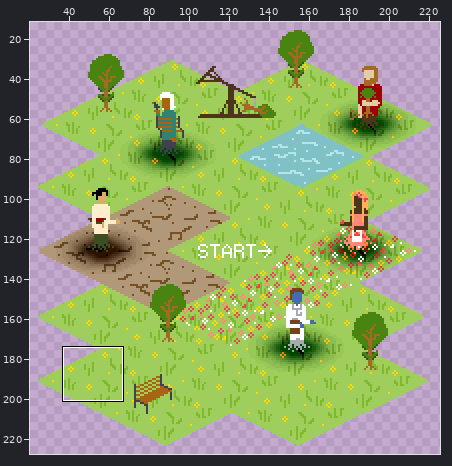
Sprite sheet -- static/assets/ggj_startscreen.png. The picture above shows the old version from afar; the outline marks the close-up.
Close-up. Before:
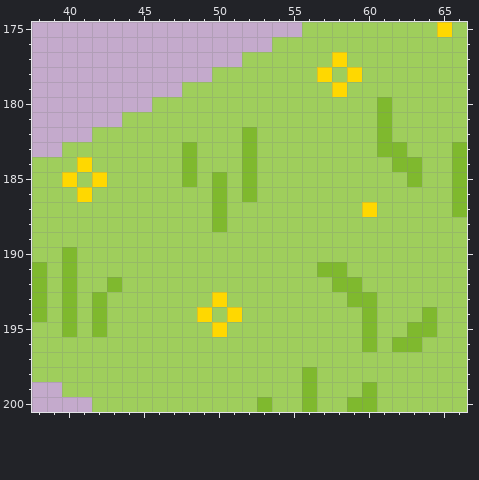
The file is 250x250 pixels. Pixels under 10% opacity are left out. Colours within 5 levels of each other are drawn and written as one. Shown: x 38..66, y 175..200. The wide view leaves out empty margins. The commit also changed other parts of the picture, which this record leaves out.
After:
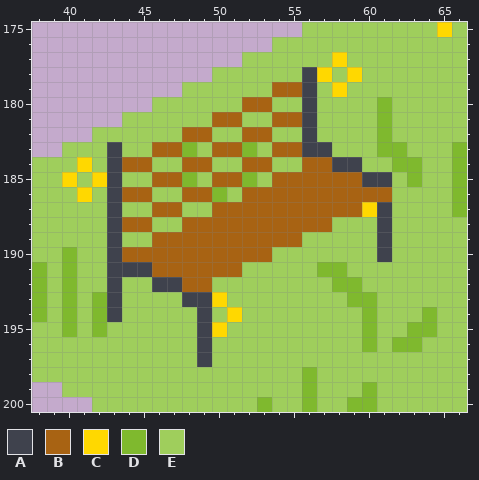
Palette (. is transparent): A #3f424d  B #a86313  C #ffd800  D #7fb92e  E #9fce5c
Changes in this commit:
@@ x 38..66 @@
 177 ..............EEEEEECEEEEEEEE
-178 ............EEEEEEECECEEEEEEE
-179 ..........EEEEEEEEEECEEEEEEEE
-180 ........EEEEEEEEEEEEEEEDEEEEE
-181 ......EEEEEEEEEEEEEEEEEDEEEEE
-182 ....EEEEEEEEEEDEEEEEEEEDEEEEE
-183 ..EEEEEEEEDEEEDEEEEEEEEDDEEED
-184 EEECEEEEEEDEEEDEEEEEEEEEDDEED
-185 EECECEEEEEDEDEDEEEEEEEEEEDEED
-186 EEECEEEEEEEEDEDEEEEEEEEEEEEED
-187 EEEEEEEEEEEEDEEEEEEEEECEEEEED
-188 EEEEEEEEEEEEDEEEEEEEEEEEEEEEE
-189 EEEEEEEEEEEEEEEEEEEEEEEEEEEEE
-190 EEDEEEEEEEEEEEEEEEEEEEEEEEEEE
-191 DEDEEEEEEEEEEEEEEEEDDEEEEEEEE
-192 DEDEEDEEEEEEEEEEEEEEDDEEEEEEE
-193 DEDEDEEEEEEECEEEEEEEEDDEEEEEE
-194 DEDEDEEEEEECECEEEEEEEEDEEEDEE
-195 EEDEDEEEEEEECEEEEEEEEEDEEDDEE
-196 EEEEEEEEEEEEEEEEEEEEEEDEDDEEE
-197 EEEEEEEEEEEEEEEEEEEEEEEEEEEEE
+178 ............EEEEEEACECEEEEEEE
+179 ..........EEEEEEBBAECEEEEEEEE
+180 ........EEEEEEBBEEAEEEEDEEEEE
+181 ......EEEEEEBBEEBBAEEEEDEEEEE
+182 ....EEEEEEBBEEBBEEAEEEEDEEEEE
+183 ..EEEAEEBBDEBBDEBBAAEEEDDEEED
+184 EEECEABBEEBBEEBBEEBBAAEEDDEED
+185 EECECAEEBBDEBBDEBBBBBBAAEDEED
+186 EEECEABBEEBBDEBBBBBBBBBBEEEED
+187 EEEEEAEEBBEEBBBBBBBBBBCAEEEED
+188 EEEEEABBEEBBBBBBBBBBEEEAEEEEE
+189 EEEEEAEEBBBBBBBBBBEEEEEAEEEEE
+190 EEDEEABBBBBBBBBBEEEEEEEAEEEEE
+191 DEDEEAAABBBBBBEEEEEDDEEEEEEEE
+192 DEDEEAEEAABBEEEEEEEEDDEEEEEEE
+193 DEDEDAEEEEAACEEEEEEEEDDEEEEEE
+194 DEDEDAEEEEEAECEEEEEEEEDEEEDEE
+195 EEDEDEEEEEEACEEEEEEEEEDEEDDEE
+196 EEEEEEEEEEEAEEEEEEEEEEDEDDEEE
+197 EEEEEEEEEEEAEEEEEEEEEEEEEEEEE
 198 EEEEEEEEEEEEEEEEEEDEEEEEEEEEE
Boxes around the changes in both close-ups, in picture pixels (x1, y1, x2, y2):
changed: (107, 67, 392, 367)
